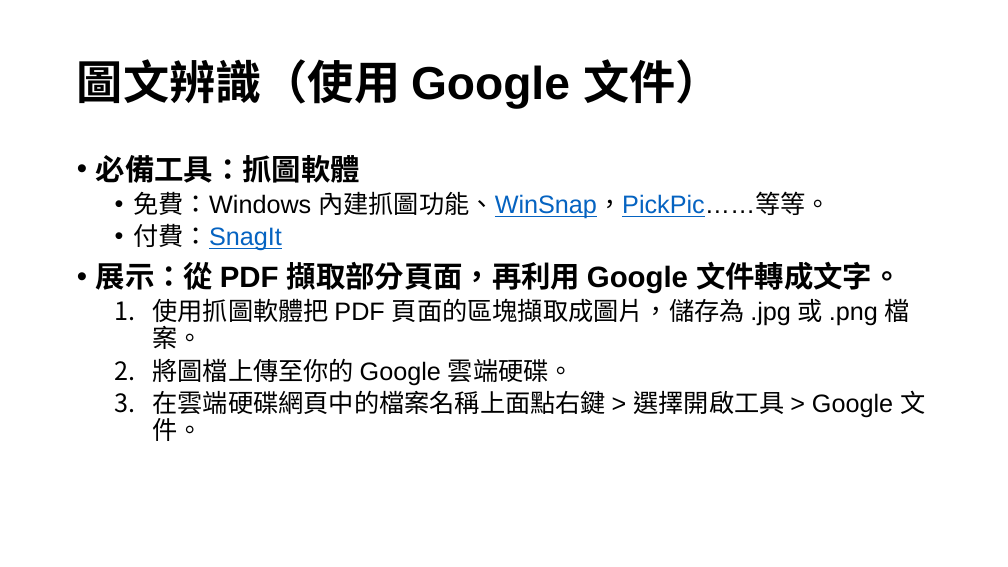
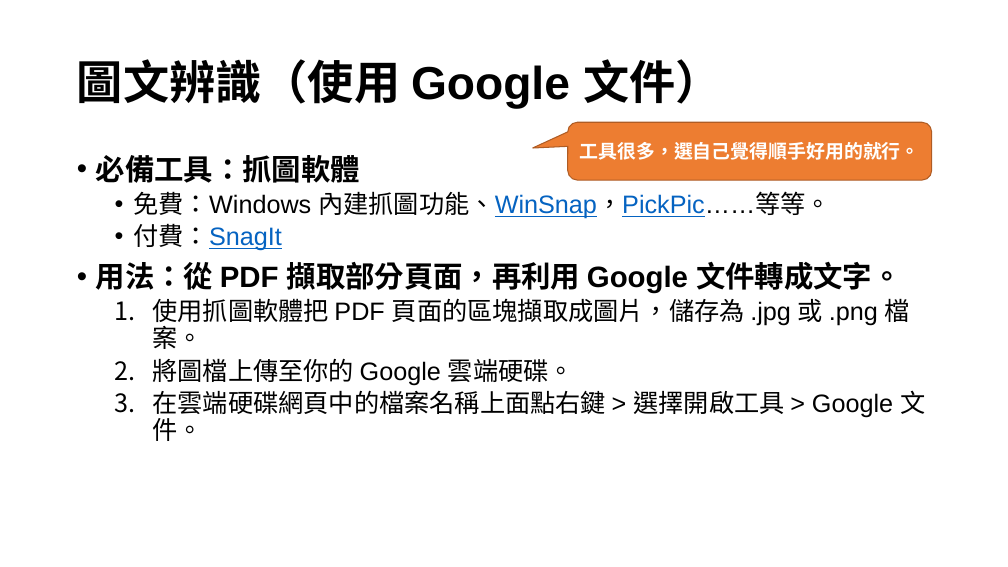
Before and after one commit to huanlin/VisualAids, a slide deck: slide 6 of Seminar/視障輔助教材轉檔研討會/投影片.pptx (slide 4 before the commit). Drawn at 1008x567 pixels with LibreOffice and Linux fonts; fonts in the diff are those of the drawing. Boxes give left, top, right and bottom in pixels: in the first picture for what was removed or moved away, otherwise in the second. Text is boxed around its words. In the diff, an @@ line names an element or a change of style, - is before the commit and + after.

```diff
--- a/Seminar/視障輔助教材轉檔研討會/投影片.pptx
+++ b/Seminar/視障輔助教材轉檔研討會/投影片.pptx
@@ rounded speech box added at bbox=[568, 123, 932, 180], fill #ED7D31, outline #AF5C24 1 pt, 18 pt, text #FFFFFF, bold @@
+工具很多，選自己覺得順手好用的就行。
@@ text at bbox=[96, 262, 902, 293]: text changed @@
-• 展示：從 PDF 擷取部分頁面，再利用 Google 文件轉成文字。
+• 用法：從 PDF 擷取部分頁面，再利用 Google 文件轉成文字。
```
Also in this commit, not shown: 5 other slides changed, 28 slides added, 1 other file.
